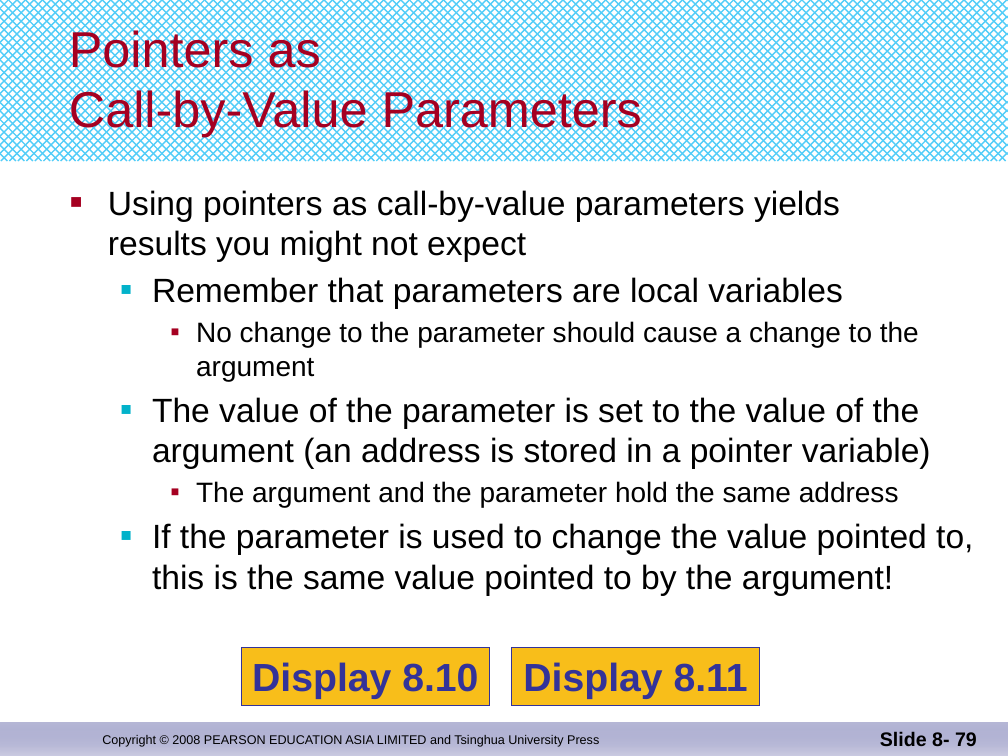
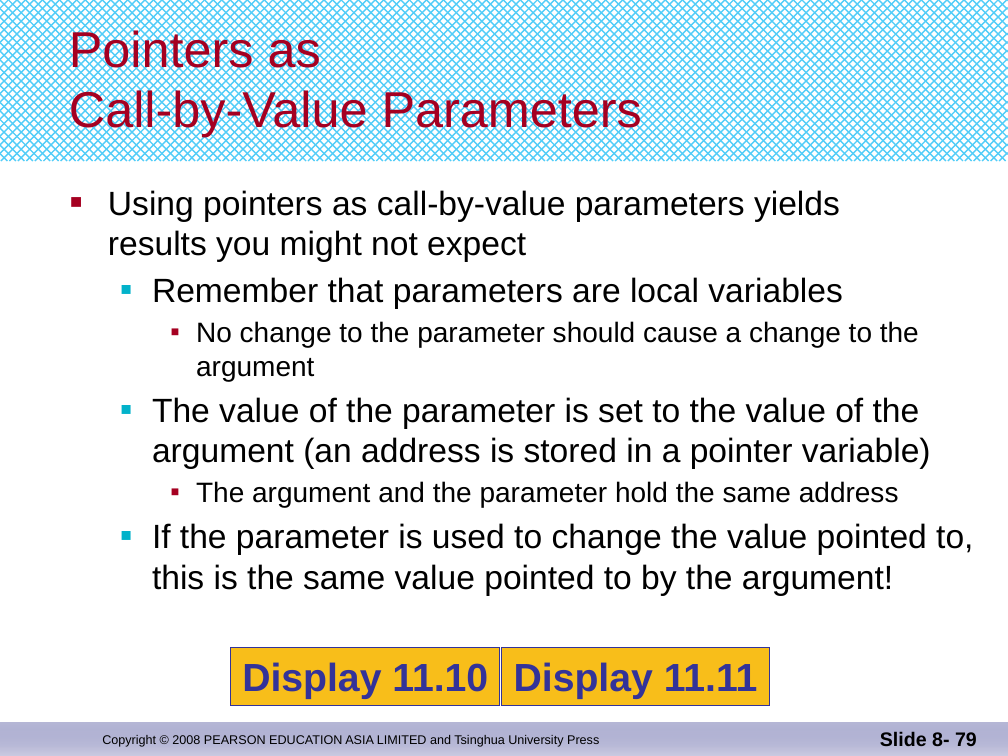
Before and after one commit to djuanbei/CPLUSPLUS, a slide deck: slide 79 of ppt/Chapter 11.pptx. Drawn at 1008x756 pixels with LibreOffice and Linux fonts; fonts in the diff are those of the drawing. Boxes give left, top, right and bottom in pixels: in the first picture for what was removed or moved away, otherwise in the second. Text is boxed around its words. In the diff, an @@ line names an element or a change of style, - is before the commit and + after.

```diff
--- a/ppt/Chapter 11.pptx
+++ b/ppt/Chapter 11.pptx
@@ rectangle "Display 11.10": place and size @@
-rectangle "Display 11.10" at bbox=[241, 648, 489, 707]
+rectangle "Display 11.10" at bbox=[231, 648, 500, 706]
@@ rectangle "Display 11.11": place and size @@
-rectangle "Display 11.11" at bbox=[511, 648, 759, 707]
+rectangle "Display 11.11" at bbox=[502, 648, 769, 706]
@@ text in rectangle at bbox=[242, 662, 488, 699]: text changed @@
-Display 8.10
+Display 11.10
@@ text in rectangle at bbox=[514, 662, 758, 699]: text changed @@
-Display 8.11
+Display 11.11
```
Also in this commit, not shown: 13 other slides changed, 1 other file.
